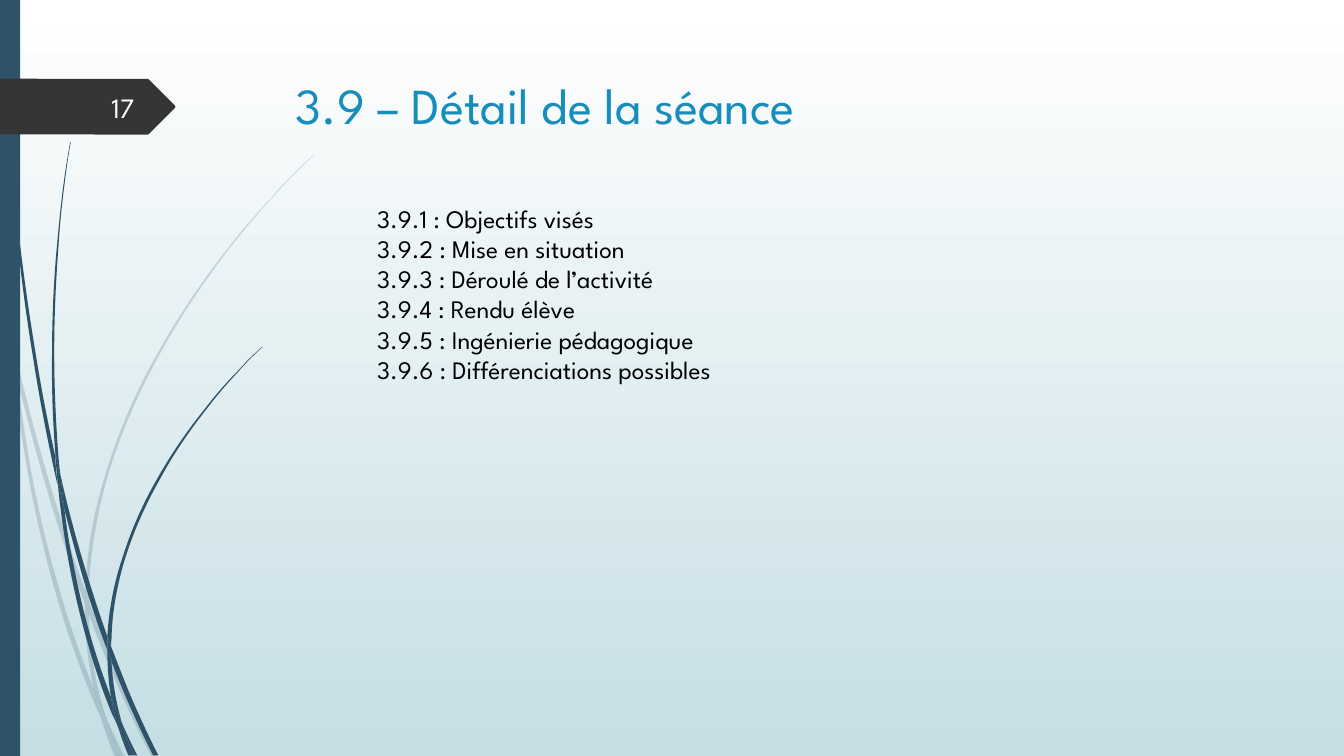
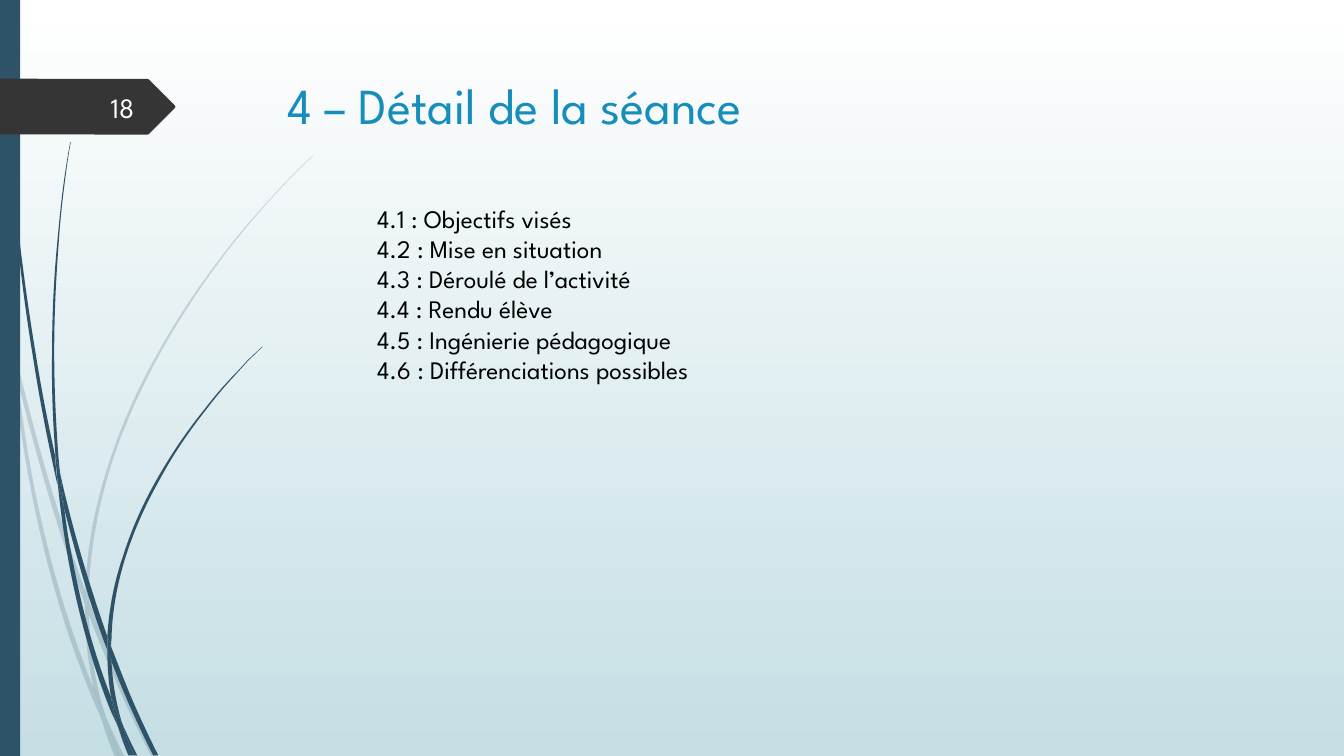
Before and after one commit to SdeuxiModeles/Modeles, a slide deck: slide 18 of N1SPE.pptx (slide 17 before the commit). Drawn at 1344x756 pixels with LibreOffice and Linux fonts; fonts in the diff are those of the drawing. Boxes give left, top, right and bottom in pixels: in the first picture for what was removed or moved away, otherwise in the second. Text is boxed around its words. In the diff, an @@ line names an element or a change of style, - is before the commit and + after.

```diff
--- a/N1SPE.pptx
+++ b/N1SPE.pptx
@@ title at (x1=287, y1=89, x2=742, y2=125): text changed @@
-3.9 – Détail de la séance
+4 – Détail de la séance
@@ page number at (x1=111, y1=99, x2=135, y2=119): text changed @@
-17
+18
@@ text at (x1=377, y1=210, x2=688, y2=385): text changed @@
-3.9.1 : Objectifs visés
-3.9.2 : Mise en situation
-3.9.3 : Déroulé de l’activité
-3.9.4 : Rendu élève
-3.9.5 : Ingénierie pédagogique
-3.9.6 : Différenciations possibles
+4.1 : Objectifs visés
+4.2 : Mise en situation
+4.3 : Déroulé de l’activité
+4.4 : Rendu élève
+4.5 : Ingénierie pédagogique
+4.6 : Différenciations possibles
```
Also in this commit, not shown: 19 other slides changed, 1 other file.
